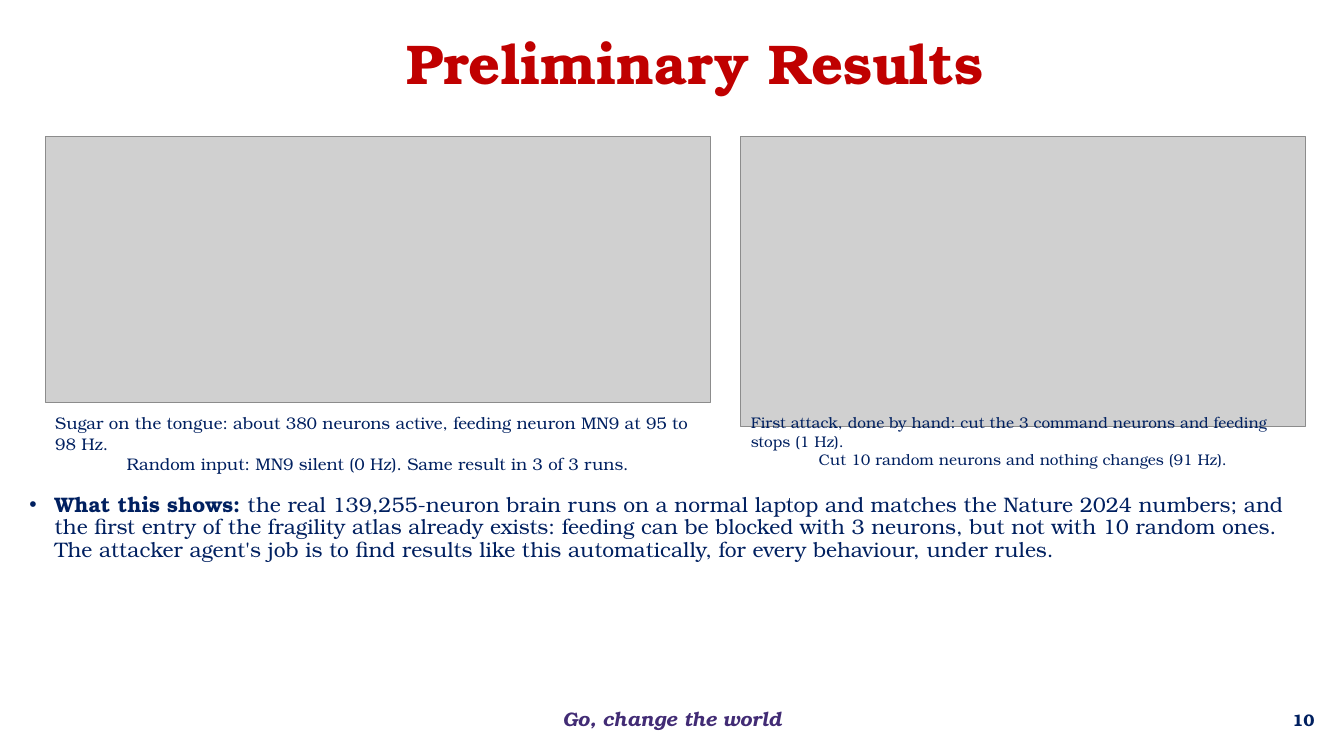
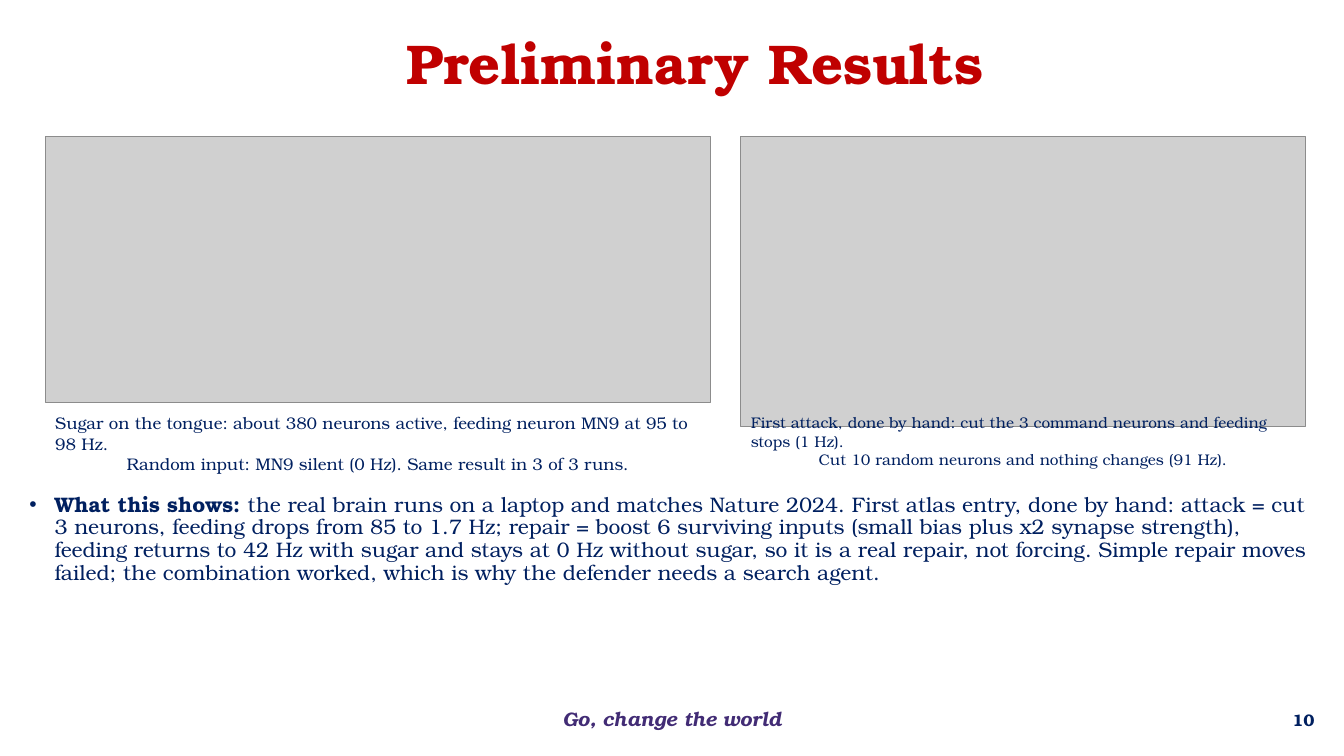
Before and after one commit to BHARATH9629/FlyBrainMappingSimulation, a slide deck: slide 10 of NeuroRedTeam_Phase1.pptx. Drawn at 1344x756 pixels with LibreOffice and Linux fonts; fonts in the diff are those of the drawing; grey boxes stand for pictures; background and template pictures are left out. Boxes give left, top, right and bottom in pixels: in the first picture for what was removed or moved away, otherwise in the second. Text is boxed around its words. In the diff, an @@ line names an element or a change of style, - is before the commit and + after.

```diff
--- a/NeuroRedTeam_Phase1.pptx
+++ b/NeuroRedTeam_Phase1.pptx
@@ text at <box>55,496,1306,585</box>: text changed @@
-• What this shows: the real 139,255-neuron brain runs on a normal laptop and matches the Nature 2024 numbers; and the first entry of the fragility atlas already exists: feeding can be blocked with 3 neurons, but not with 10 random ones. The attacker agent's job is to find results like this automatically, for every behaviour, under rules.
+• What this shows: the real brain runs on a laptop and matches Nature 2024. First atlas entry, done by hand: attack = cut 3 neurons, feeding drops from 85 to 1.7 Hz; repair = boost 6 surviving inputs (small bias plus x2 synapse strength), feeding returns to 42 Hz with sugar and stays at 0 Hz without sugar, so it is a real repair, not forcing. Simple repair moves failed; the combination worked, which is why the defender needs a search agent.
```
Also in this commit, not shown: 6 other slides changed, 2 slides added, 5 other files.
